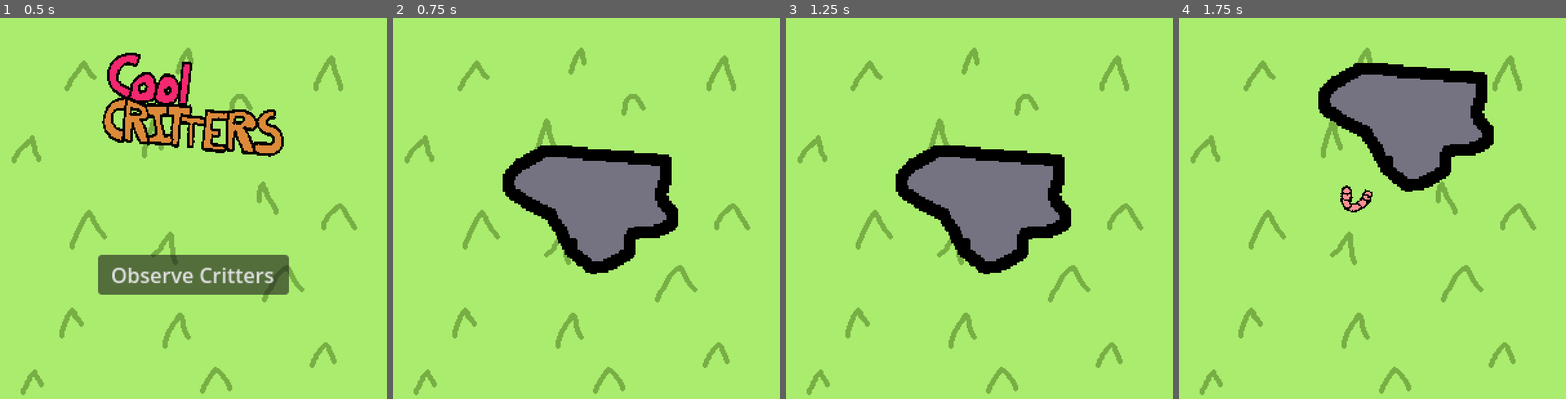
Above: before the commit, frames 1-4 (left to right).
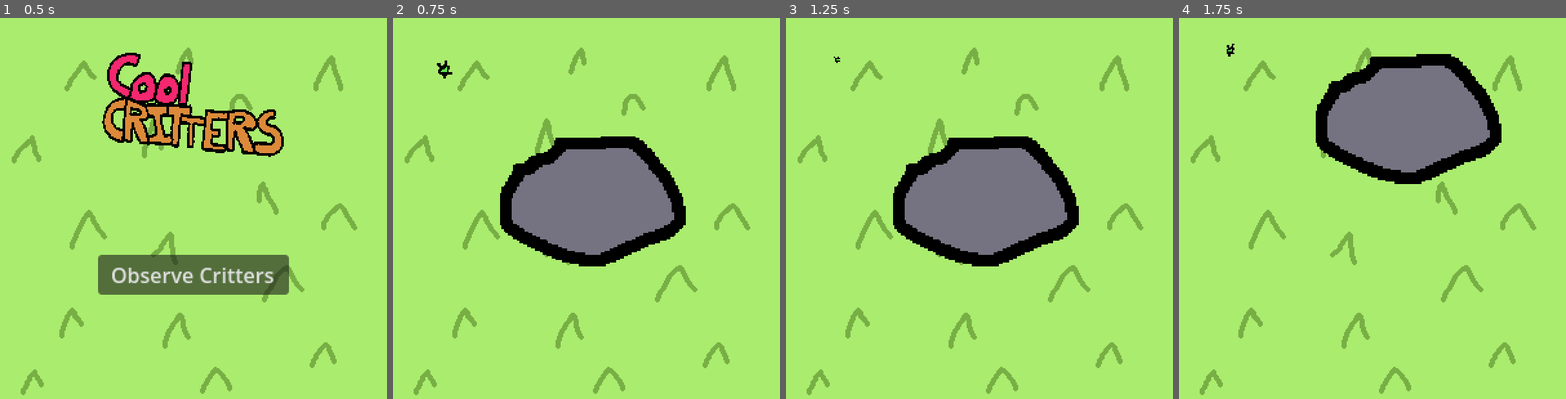
Above: after the commit, the same moments.

Repository: kennethbchen/Cool-Critters
Game: Godot game, scene res://title.tscn
Two runs of this game, one before a commit and one after it. Both use one fixed random seed, a clock stepped at 60 frames per second and the inputs below.
Inputs (mouse positions are in pixels of both pictures, inside the frame that each line leads up to):
- Up to frame 1 (0.5 s): no input
- Up to frame 2 (0.75 s): click "Observe Critters" at 0.5 s
- Up to frame 3 (1.25 s): no input
- Up to frame 4 (1.75 s): tap Enter at 1.25 s; drag from (1380, 208) to (1411, 124) at 1.27 s

Frame 1 is identical in both runs. In frame 2, 5.7% of the frame differs, in the area x 11-76%, y 11-68%; in frame 3, 5.6%; in frame 4, 5.9%, in the area x 12-84%, y 6-52%.

Commit message:
Implemented spriteassigner

Diff:
--- a/game.tscn
+++ b/game.tscn
@@ -1,13 +1,29 @@
-[gd_scene load_steps=7 format=3 uid="uid://b55kcv7uhnbqh"]
+[gd_scene load_steps=23 format=3 uid="uid://b55kcv7uhnbqh"]
 
 [ext_resource type="Script" path="res://scripts/Rock.gd" id="1_74gl1"]
 [ext_resource type="Script" path="res://Game.gd" id="1_e1h1s"]
 [ext_resource type="Texture2D" uid="uid://do110c20y1d8e" path="res://sprites/cool critters_Slices/Rock5.png" id="1_klhtb"]
 [ext_resource type="Texture2D" uid="uid://b2l53w5ojkmql" path="res://sprites/cool critters_Slices/Grass.png" id="1_lki38"]
 [ext_resource type="PackedScene" uid="uid://jervbtlwclkc" path="res://scenes/critter.tscn" id="2_rwof5"]
+[ext_resource type="Script" path="res://scripts/SpriteAssigner.gd" id="5_8ecb3"]
+[ext_resource type="Texture2D" uid="uid://dxuqcvrk5r2s8" path="res://sprites/cool critters_Slices/Rock11.png" id="5_ts1l1"]
+[ext_resource type="Texture2D" uid="uid://3t67moqn23cp" path="res://sprites/cool critters_Slices/Rock1.png" id="6_e323k"]
+[ext_resource type="Texture2D" uid="uid://cojgib6kbr57u" path="res://sprites/cool critters_Slices/Rock2.png" id="7_06gsw"]
+[ext_resource type="Texture2D" uid="uid://cw2jn7sb4bimc" path="res://sprites/cool critters_Slices/Rock3.png" id="8_rtujf"]
+[ext_resource type="Texture2D" uid="uid://bd8y8yrh784f" path="res://sprites/cool critters_Slices/Rock4.png" id="9_u7ymg"]
+[ext_resource type="Texture2D" uid="uid://cjwdmfpyv8f8h" path="res://sprites/cool critters_Slices/Rock6.png" id="11_oibjr"]
+[ext_resource type="Texture2D" uid="uid://b73ahyetavlxu" path="res://sprites/cool critters_Slices/Rock7.png" id="12_0g386"]
+[ext_resource type="Texture2D" uid="uid://bp5qiidr6bsnt" path="res://sprites/cool critters_Slices/Rock8.png" id="13_pmbv5"]
+[ext_resource type="Texture2D" uid="uid://brsp0j3gqag1w" path="res://sprites/cool critters_Slices/Rock9.png" id="14_vlbpl"]
+[ext_resource type="Texture2D" uid="uid://c8ijingms51ky" path="res://sprites/cool critters_Slices/Rock10.png" id="15_1gsr7"]
+[ext_resource type="Texture2D" uid="uid://wdihivmt7vd5" path="res://sprites/cool critters_Slices/Rock12.png" id="17_uxhky"]
+[ext_resource type="Texture2D" uid="uid://b18old8mc54ci" path="res://sprites/cool critters_Slices/Rock13.png" id="18_6jr5g"]
+[ext_resource type="Texture2D" uid="uid://c7b4kxl2d52fs" path="res://sprites/cool critters_Slices/Rock14.png" id="19_5g4ok"]
+[ext_resource type="Texture2D" uid="uid://ctpbv3dmbgevo" path="res://sprites/cool critters_Slices/Rock15.png" id="20_rltgj"]
+[ext_resource type="Texture2D" uid="uid://f7papryr8m38" path="res://sprites/cool critters_Slices/Rock16.png" id="21_0g3jp"]
 
 [sub_resource type="CircleShape2D" id="CircleShape2D_3yklb"]
-radius = 44.7214
+radius = 78.6921
 
 [node name="game" type="Node2D"]
 script = ExtResource("1_e1h1s")
@@ -20,14 +36,20 @@
 [node name="Critters" type="Node" parent="."]
 
 [node name="Critter" parent="Critters" instance=ExtResource("2_rwof5")]
+position = Vector2(39, 42)
 
 [node name="Rock" type="Area2D" parent="."]
-position = Vector2(157, 148)
+position = Vector2(154, 143)
 scale = Vector2(1.5, 1.5)
 script = ExtResource("1_74gl1")
 
-[node name="Sprite2D" type="Sprite2D" parent="Rock"]
-texture = ExtResource("1_klhtb")
+[node name="SpriteAssigner" type="Node2D" parent="Rock" node_paths=PackedStringArray("sprite")]
+script = ExtResource("5_8ecb3")
+sprite = NodePath("Sprite2D")
+textures = Array[Texture2D]([ExtResource("6_e323k"), ExtResource("7_06gsw"), ExtResource("8_rtujf"), ExtResource("9_u7ymg"), ExtResource("1_klhtb"), ExtResource("11_oibjr"), ExtResource("12_0g386"), ExtResource("13_pmbv5"), ExtResource("14_vlbpl"), ExtResource("15_1gsr7"), ExtResource("5_ts1l1"), ExtResource("17_uxhky"), ExtResource("18_6jr5g"), ExtResource("19_5g4ok"), ExtResource("20_rltgj"), ExtResource("21_0g3jp")])
+
+[node name="Sprite2D" type="Sprite2D" parent="Rock/SpriteAssigner"]
+texture = ExtResource("5_ts1l1")
 
 [node name="CollisionShape2D" type="CollisionShape2D" parent="Rock"]
 shape = SubResource("CircleShape2D_3yklb")
--- a/scenes/critter.tscn
+++ b/scenes/critter.tscn
@@ -30,13 +30,17 @@
 [ext_resource type="Texture2D" uid="uid://cgbw1h02ijo07" path="res://sprites/cool critters_Slices/Worm3.png" id="28_m5tsr"]
 [ext_resource type="Texture2D" uid="uid://cwqbeuk8jje6f" path="res://sprites/cool critters_Slices/Worm4.png" id="29_qayts"]
 [ext_resource type="Script" path="res://scripts/SquashStretchHandler.gd" id="30_naghs"]
+[ext_resource type="Script" path="res://scripts/SpriteAssigner.gd" id="30_nsne3"]
 
 [node name="Critter" type="Node2D"]
 z_index = -1
-position = Vector2(154, 143)
 script = ExtResource("1_cctx2")
+
+[node name="SpriteAssigner" type="Node2D" parent="." node_paths=PackedStringArray("sprite")]
+script = ExtResource("30_nsne3")
+sprite = NodePath("CritterSprite")
 textures = Array[Texture2D]([ExtResource("2_ond1y"), ExtResource("3_oixag"), ExtResource("4_1q3rg"), ExtResource("5_gl7 …(602 unchanged characters)…
 
-[node name="CritterSprite" type="Sprite2D" parent="."]
+[node name="CritterSprite" type="Sprite2D" parent="SpriteAssigner"]
 texture = ExtResource("2_ond1y")
 script = ExtResource("30_naghs")
--- a/scripts/Critter.gd
+++ b/scripts/Critter.gd
@@ -1,19 +1,14 @@
 extends Node2D
-
-@export var textures: Array[Texture2D]
 
 @export var speed: = 0.25
 
-@onready var sprite: Sprite2D = $CritterSprite
+var rand: RandomNumberGenerator
 
-var rand: RandomNumberGenerator
-# Called when the node enters the scene tree for the first time.
+
 func _ready():
 
 	rand = RandomNumberGenerator.new()
 	rand.randomize()
-
-	sprite.texture = textures[rand.randi_range(0, len(textures))]
 
 	rotation_degrees = rand.randf_range(-180, 180)
 
--- /dev/null
+++ b/scripts/SpriteAssigner.gd
@@ -0,0 +1,14 @@
+extends Node2D
+
+@export var sprite: Sprite2D
+
+@export var textures: Array[Texture2D]
+
+var rand: RandomNumberGenerator
+
+func _ready():
+
+	rand = RandomNumberGenerator.new()
+	rand.randomize()
+
+	sprite.texture = textures[rand.randi_range(0, len(textures) - 1)]
Not shown: 1 places in scenes/critter.tscn that only renumber resources
